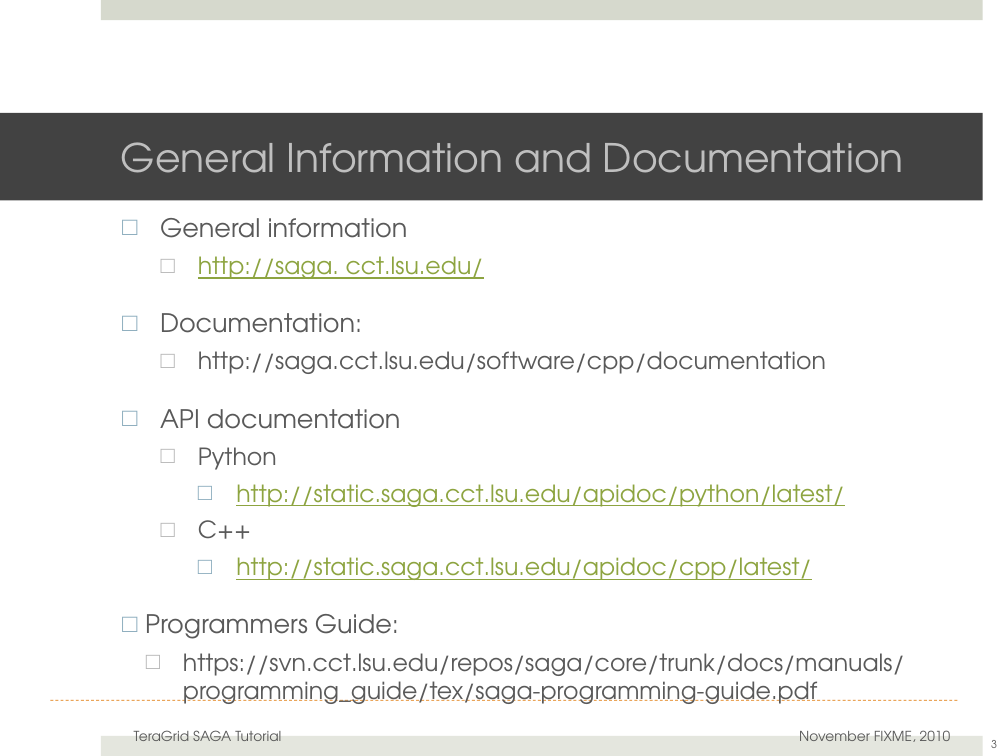
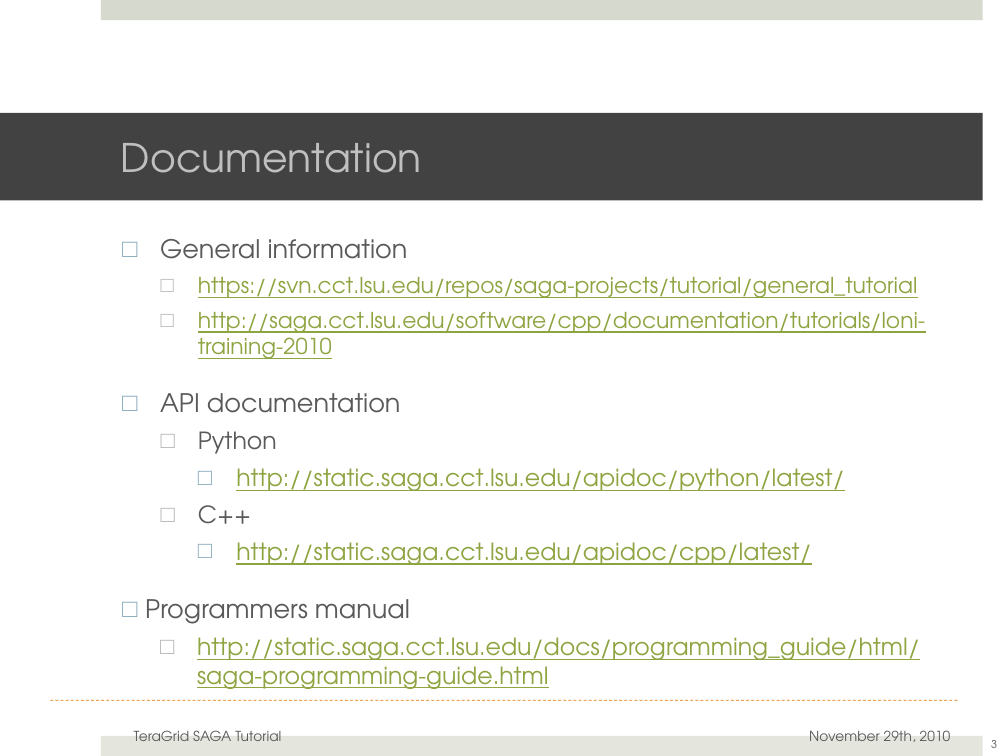
Before and after one commit to saga-project/saga-cpp-legacy-projects, a slide deck: slide 3 of tutorial/general_tutorial/SAGA-API-levels.pptx. Drawn at 1008x756 pixels with LibreOffice and Linux fonts; fonts in the diff are those of the drawing; background and template pictures are left out. Boxes give left, top, right and bottom in pixels: in the first picture for what was removed or moved away, otherwise in the second. Text is boxed around its words. In the diff, an @@ line names an element or a change of style, - is before the commit and + after.

```diff
--- a/tutorial/general_tutorial/SAGA-API-levels.pptx
+++ b/tutorial/general_tutorial/SAGA-API-levels.pptx
@@ title at (121, 143, 422, 173): text changed @@
-General Information and Documentation
+Documentation
@@ text "General information": place and size @@
-text "General information" at (145, 218, 905, 704)
+text "General information" at (145, 239, 925, 689)
@@ text at (198, 277, 925, 359): text changed; size 24.1 to 22.2 pt; text colour #595959 to #8DA440 @@
-  □ http://saga. cct.lsu.edu/
-□ Documentation:
-  □ http://saga.cct.lsu.edu/software/cpp/documentation
+  □ https://svn.cct.lsu.edu/repos/saga-projects/tutorial/general_tutorial
+  □ http://saga.cct.lsu.edu/software/cpp/documentation/tutorials/loni-training-2010
@@ text at (145, 599, 920, 689): text changed; text colour #595959 to #8DA440 @@
-□ Programmers Guide:
-  □ https://svn.cct.lsu.edu/repos/saga/core/trunk/docs/manuals/programming_guide/tex/saga-programming-guide.pdf
+□ Programmers manual
+  □ http://static.saga.cct.lsu.edu/docs/programming_guide/html/saga-programming-guide.html
@@ text at (809, 731, 951, 742): text changed @@
-November FIXME, 2010
+November 29th, 2010
```
Also in this commit, not shown: 25 other slides changed, 1 slide added, 1 other file.
